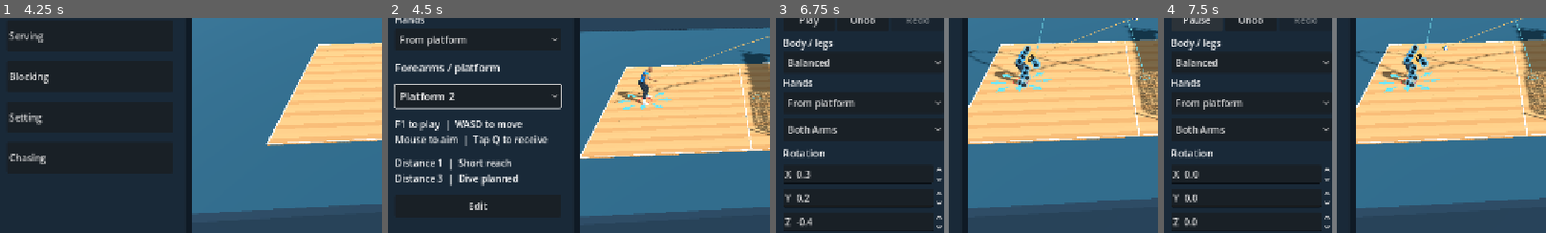
Above: before the commit, frames 1-4 (left to right).
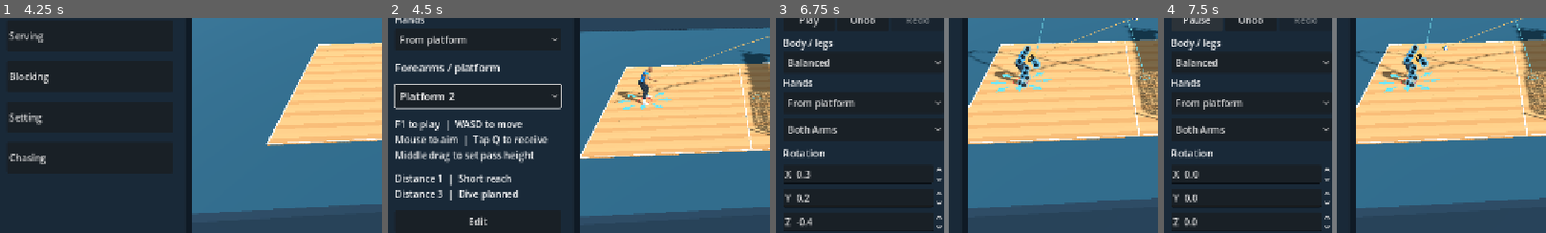
Above: after the commit, the same moments.

Repository: foreandr/volleyball
Game: Godot game, scene res://scenes/main.tscn
The game is run twice, just before and just after one commit, with the same random seed, the same clock (stepped at 60 frames per second) and the same inputs.
Inputs:
- Up to frame 1 (4.25 s): click "Story" at 0.5 s; click "New" at 1.25 s; click "Back" at 2 s; click "New" at 2.75 s; click "Save" at 3.5 s
- Up to frame 2 (4.5 s): click "Forearm reception" at 4.25 s
- Up to frame 3 (6.75 s): click "Edit" at 5 s; click "Play" at 5.75 s; click "Copy next" at 6.5 s
- Up to frame 4 (7.5 s): click "Play" at 7.25 s
The pictures show only the part of the screen within x 3-53%, y 33-83%; the shares and areas given below are measured in that part.

Frame 1 is identical in both runs. In frame 2, 3.0% of the frame differs, in the area x 2-39%, y 61-97%; in frame 3, less than 0.1%; in frame 4, nothing differs.

Commit message:
Show fading review titles and allow live movement and pass height control

Diff:
--- a/scripts/preview_player_control.gd
+++ b/scripts/preview_player_control.gd
@@ -127,14 +127,7 @@
 	if not active:
 		stamina = minf(100,stamina+17*delta)
 		return
-	var direction := Vector2.ZERO
-	var focus := page.get_viewport().gui_get_focus_owner()
-	if not (focus is LineEdit or focus is TextEdit):
-		direction = Vector2(float(Input.is_physical_key_pressed(KEY_D))-float(Input.is_physical_key_pressed(KEY_A)),float(Input.is_physical_key_pressed(KEY_W))-float(Input.is_physical_key_pressed(KEY_S)))
-		var pads := Input.get_connected_joypads()
-		if not pads.is_empty():
-			var stick := Vector2(Input.get_joy_axis(pads[0],JOY_AXIS_LEFT_X),-Input.get_joy_axis(pads[0],JOY_AXIS_LEFT_Y))
-			if stick.length()>0.15: direction += stick*((stick.length()-0.15)/0.85)/stick.length()
+	var direction := movement_input()
 	sprint_requested = Input.is_physical_key_pressed(KEY_SHIFT)
 	var connected := Input.get_connected_joypads()
 	if not connected.is_empty(): sprint_requested = sprint_requested or Input.is_joy_button_pressed(connected[0],JOY_BUTTON_RIGHT_SHOULDER)
@@ -151,12 +144,35 @@
 			after_touch = maxf(0.0,page.preview_clock-ball.contact_time-float(ball.recovery.time))
 		if receive_elapsed <= 0.44 and after_touch < 0.18:
 			var windup := 0.14*(1.0-smoothstep(0.0,0.085,receive_elapsed))
+			move_during_receive(direction,delta)
 			play_receive_pose(delta,Vector3.INF,-windup+after_touch*1.4)
 			return
 		if receive_elapsed > 0.44: ball.practice_early_attempt = true
 	receive_elapsed = 0.0
 	reset_reach()
-	move_player(direction.limit_length(),delta)
+	move_player(direction,delta)
+
+func movement_input() -> Vector2:
+	var direction := Vector2.ZERO
+	var focus := page.get_viewport().gui_get_focus_owner()
+	if not (focus is LineEdit or focus is TextEdit):
+		direction = Vector2(float(Input.is_physical_key_pressed(KEY_D))-float(Input.is_physical_key_pressed(KEY_A)),float(Input.is_physical_key_pressed(KEY_W))-float(Input.is_physical_key_pressed(KEY_S)))
+		var pads := Input.get_connected_joypads()
+		if not pads.is_empty():
+			var stick := Vector2(Input.get_joy_axis(pads[0],JOY_AXIS_LEFT_X),-Input.get_joy_axis(pads[0],JOY_AXIS_LEFT_Y))
+			if stick.length()>0.15: direction += stick*((stick.length()-0.15)/0.85)/stick.length()
+	return direction.limit_length()
+
+func move_during_receive(direction: Vector2, delta: float) -> void:
+	if direction.is_zero_approx(): return
+	var actor: Node3D = page.preview_player
+	var forward := Vector3(0,0,4)-actor.position
+	forward.y = 0.0
+	forward = forward.normalized()
+	var travel := (forward.cross(Vector3.UP)*direction.x+forward*direction.y)*1.65*delta
+	actor.position.x = clampf(actor.position.x+travel.x,-4.0,4.0)
+	actor.position.z = clampf(actor.position.z+travel.z,-4.5,2.5)
+	if active: follow_camera()
 
 func queue_receive() -> bool:
 	if not active or not reception_drill_active(): return false
--- a/scripts/reception_review.gd
+++ b/scripts/reception_review.gd
@@ -27,6 +27,9 @@
 var index := 0
 var original_transform: Transform3D
 var original_control := false
+var original_feed: Dictionary
+var original_target: Dictionary
+var review_clip: Animation
 var offset := Vector3.ZERO
 var released := false
 var counter: Label
@@ -34,6 +37,9 @@
 var previous_button: Button
 var next_button: Button
 var stop_button: Button
+var title_card: PanelContainer
+var title_count: Label
+var title_move: Label
 
 func _init(host: Control) -> void:
 	page = host
@@ -49,8 +55,47 @@
 	add_child(next_button)
 	stop_button = page.button("Stop",stop)
 	add_child(stop_button)
+	build_title_card()
 	update_controls()
 	hide()
+
+func build_title_card() -> void:
+	title_card = PanelContainer.new()
+	title_card.mouse_filter = Control.MOUSE_FILTER_IGNORE
+	page.timing_meter.get_parent().add_child(title_card)
+	title_card.set_anchors_and_offsets_preset(Control.PRESET_CENTER_TOP)
+	title_card.offset_left = -142
+	title_card.offset_right = 142
+	title_card.offset_top = 34
+	title_card.offset_bottom = 116
+	var panel_style := StyleBoxFlat.new()
+	panel_style.bg_color = Color(0.055,0.10,0.16,0.90)
+	panel_style.border_color = Color("526a83")
+	panel_style.set_border_width_all(1)
+	panel_style.set_corner_radius_all(10)
+	panel_style.content_margin_top = 8
+	panel_style.content_margin_bottom = 10
+	title_card.add_theme_stylebox_override("panel",panel_style)
+	var text := VBoxContainer.new()
+	text.mouse_filter = Control.MOUSE_FILTER_IGNORE
+	text.add_theme_constant_override("separation",0)
+	title_card.add_child(text)
+	title_count = page.label("",31)
+	title_count.horizontal_alignment = HORIZONTAL_ALIGNMENT_CENTER
+	title_count.add_theme_color_override("font_color",Color("ffce70"))
+	title_count.mouse_filter = Control.MOUSE_FILTER_IGNORE
+	text.add_child(title_count)
+	title_move = page.label("",16)
+	title_move.horizontal_alignment = HORIZONTAL_ALIGNMENT_CENTER
+	title_move.mouse_filter = Control.MOUSE_FILTER_IGNORE
+	text.add_child(title_move)
+	title_card.hide()
+
+func update_title_card(elapsed: float) -> void:
+	var time := elapsed+FEED_TIME
+	var opacity := smoothstep(0.0,0.22,time)*(1.0-smoothstep(0.94,1.42,time))
+	title_card.modulate.a = opacity
+	title_card.visible = opacity > 0.0
 
 func update_controls() -> void:
 	var progress := "%d/%d  |  Distance %d  |  %s" % [index+1,CASES.size(),CASES[index][0],CASES[index][1]] if active else "Forearm Reception Animations  |  %d available" % CASES.size()
@@ -64,6 +109,7 @@
 		original_transform = page.preview_player.transform
 		original_control = page.player_controls.active
 		page.player_controls.set_active(false)
+		prepare_review_clip()
 		active = true
 		load_case(0)
 	elif finished:
@@ -72,6 +118,19 @@
 	else:
 		paused = not paused
 	update_controls()
+
+func prepare_review_clip() -> void:
+	var actor: Node3D = page.preview_player
+	original_feed = actor.get_meta("feed_settings",{})
+	original_target = actor.get_meta("pass_target",{})
+	actor.position = Vector3(0,0.04,-3.4)
+	actor.rotation.y = 0.0
+	actor.set_meta("feed_settings",{"speed":18.6,"source":Vector2(0,14.2),"source_height":3.3,"fit":"angle","spin":"No spin"})
+	actor.set_meta("pass_target",{"position":Vector2(0,1.6),"height":4.9,"fit":"height"})
+	var solver = preload("res://scripts/pass_trajectory_solver.gd").new(actor,page.source_clip)
+	review_clip = solver.solve(75.0,5.0).clip
+	actor.install_custom(review_clip,"preview",false)
+	page.ball_preview.configure(actor,review_clip)
 
 func load_case(next_index: int) -> void:
 	index = next_index
@@ -82,10 +141,8 @@
 	page.player_controls.reset_reach()
 	page.timing_meter.reset_serve()
 	actor.transform = original_transform
-	actor.position.x = clampf(actor.position.x,-2.5,2.5)
-	actor.position.z = minf(actor.position.z,-2.0)
-	var court_forward := Vector3(0,0,4)-actor.position
-	actor.rotation.y = atan2(court_forward.x,court_forward.z)
+	actor.position = Vector3(0,0.04,-3.4)
+	actor.rotation.y = 0.0
 	actor.get_node("DirectionArrows").select_direction(0)
 	actor.animator.play("custom_preview/clip",0)
 	actor.animator.seek(0.0,true)
@@ -99,6 +156,9 @@
 		"start":aim-velocity*FEED_TIME+acceleration*0.5*FEED_TIME*FEED_TIME,"side":Vector3.RIGHT,"valid":true}
 	ball.recalculate()
 	page.preview_clock = ball.contact_time-FEED_TIME
+	title_count.text = "%d / %d" % [index+1,CASES.size()]
+	title_move.text = "Distance %d  |  %s" % [CASES[index][0],CASES[index][1]]
+	update_title_card(-FEED_TIME)
 	page.drill_status.text = "CPU review  |  Automatic receive"
 	page.distance_status.text = "Distance %d  |  %s
 Distance 3  |  Dive planned" % [CASES[index][0],CASES[index][1]]
@@ -111,6 +171,8 @@
 	var previous: float = page.preview_clock
 	page.preview_clock += delta
 	var elapsed: float = page.preview_clock-ball.contact_time
+	update_title_card(elapsed)
+	page.player_controls.move_during_receive(page.player_controls.movement_input(),delta)
 	if elapsed >= -0.25 and elapsed < 0.28:
 		var pose_offset := minf(0.0,elapsed+0.15)*1.4+maxf(0.0,elapsed)*1.4
 		page.player_controls.play_receive_pose(delta,offset,pose_offset)
@@ -133,13 +195,20 @@
 func stop(restore_control := true) -> void:
 	if not active: return
 	active = false
+	title_card.hide()
 	paused = false
 	finished = false
 	page.player_controls.reset_reach()
-	page.preview_player.transform = original_transform
+	var actor: Node3D = page.preview_player
+	actor.transform = original_transform
+	actor.set_meta("feed_settings",original_feed)
+	actor.set_meta("pass_target",original_target)
+	actor.install_custom(page.render_clip,"preview",false)
+	actor.animator.seek(0.0,true)
+	actor.animator.pause()
 	page.ball_preview.review_feed.clear()
-	page.angle_control.apply_feed_aim(page.preview_player)
-	page.ball_preview.recalculate()
+	page.angle_control.apply_feed_aim(actor)
+	page.ball_preview.configure(actor,page.render_clip)
 	page.preview_clock = minf(0.0,page.ball_preview.contact_time-page.ball_preview.feed_duration)
 	page.ball_preview.tick(page.preview_clock,false)
 	if restore_control and original_control: page.player_controls.set_active(true)
--- a/scripts/story_animations.gd
+++ b/scripts/story_animations.gd
@@ -182,7 +182,7 @@
 	animation_list.item_selected.connect(preview_animation)
 	content.add_child(animation_list)
 	if category == "Forearm reception":
-		drill_status = label("F1 to play  |  WASD to move\nMouse to aim  |  Tap Q to receive",16)
+		drill_status = label("F1 to play  |  WASD to move\nMouse to aim  |  Tap Q to receive\nMiddle drag to set pass height",16)
 		drill_status.autowrap_mode = TextServer.AUTOWRAP_WORD_SMART
 		content.add_child(drill_status)
 		distance_status = label("Distance 1  |  Short reach\nDistance 2  |  Lunge or high reach\nDistance 3  |  Dive planned",16)
@@ -333,7 +333,7 @@
 		update_distance_status(in_control)
 		if not in_control:
 			preview_player.animator.seek(0.0,true)
-			drill_status.text = "F1 to play  |  WASD to move\nMouse to aim  |  Tap Q to receive"
+			drill_status.text = "F1 to play  |  WASD to move\nMouse to aim  |  Tap Q to receive\nMiddle drag to set pass height"
 	else:
 		timing_meter.hide()
 		if not in_control: preview_player.animator.seek(ball_preview.animation_time(preview_clock),true)
@@ -398,15 +398,35 @@
 	angle_control.distance_field.get_meta("slider").set_value_no_signal(StorySession.pass_distance)
 	ball_preview.update_guide()
 
+func adjust_pass_height(mouse_delta: float) -> void:
+	var minimum := maxf(0.5,ball_preview.practice_platform_center().y+0.05)
+	var height := clampf(StorySession.pass_apex-mouse_delta*0.018,minimum,20.0)
+	StorySession.pass_apex = height
+	StorySession.destination_fit = "height"
+	var target: Dictionary = preview_player.get_meta("pass_target",{})
+	target.height = height
+	target.fit = "height"
+	preview_player.set_meta("pass_target",target)
+	angle_control.apex_field.set_value_no_signal(height)
+	angle_control.apex_field.get_meta("slider").set_value_no_signal(height)
+	drill_status.text = "Pass height  |  %.1f m" % height
+
 func handle_preview_input(event: InputEvent) -> void:
 	if reception_review.active:
 		super.handle_preview_input(event)
 		return
 	if player_controls!=null and player_controls.active:
-		if reception_drill_active() and event is InputEventMouseMotion:
-			aim_pass_at_mouse(event.position)
-			preview.accept_event()
-			return
+		if reception_drill_active():
+			if event is InputEventMouseButton and event.button_index == MOUSE_BUTTON_MIDDLE:
+				preview.accept_event()
+				return
+			if event is InputEventMouseMotion:
+				if event.button_mask & MOUSE_BUTTON_MASK_MIDDLE:
+					adjust_pass_height(event.relative.y)
+				else:
+					aim_pass_at_mouse(event.position)
+				preview.accept_event()
+				return
 		super.handle_preview_input(event)
 		return
 	if setup_drag != null and setup_drag.handle(event):
